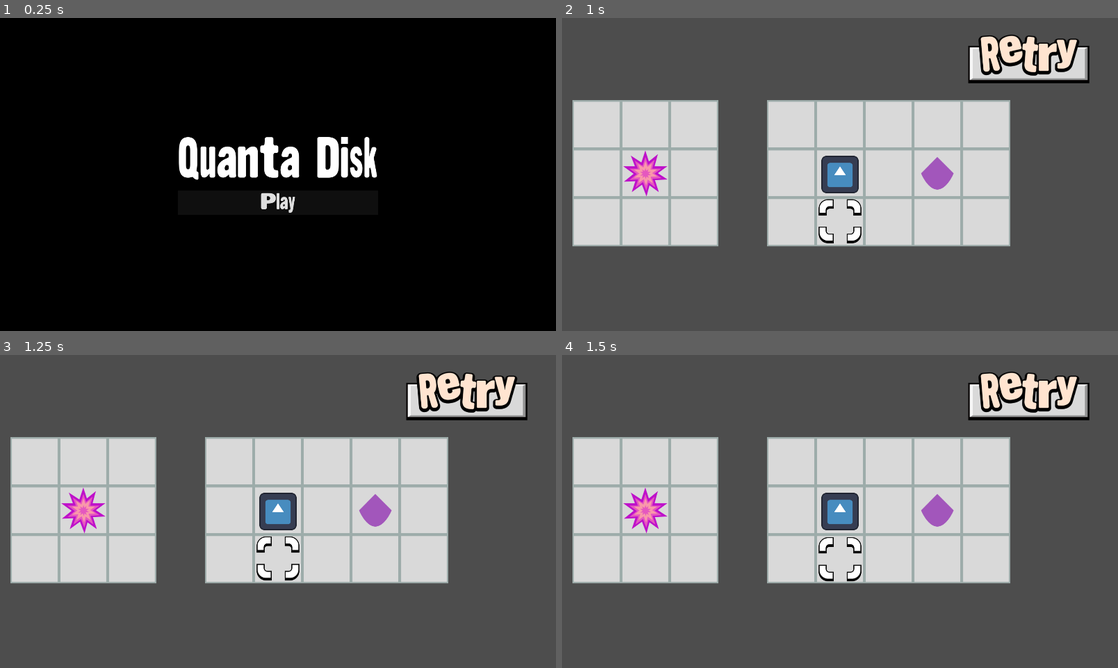
Above: before the commit, frames 1-4 (two rows, left to right).
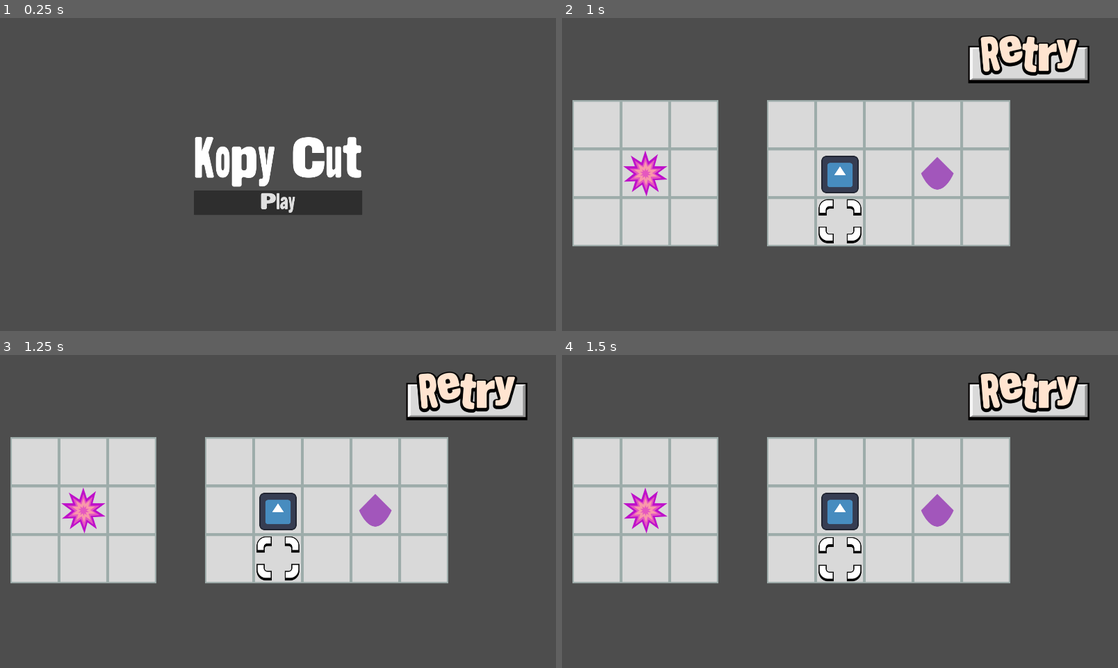
Above: after the commit, the same moments.

Repository: MRafliRasyiidin/kopycut
Game: Godot game, scene res://scenes/menu.tscn
Two runs of this game, one before a commit and one after it. Both use one fixed random seed, a clock stepped at 60 frames per second and the inputs below. The engine's default icon, where the game draws it, is replaced by a stand-in: a white triangle on a blue panel in a dark square.
Inputs (mouse positions are in pixels of both pictures, inside the frame that each line leads up to):
- Up to frame 1 (0.25 s): no input
- Up to frame 2 (1 s): click "Play" at 0.5 s
- Up to frame 3 (1.25 s): no input
- Up to frame 4 (1.5 s): click (1029, 395) at 1.25 s

The runs differ from the first frame. In frame 1, 99% of the frame differs, in the area x 0-100%, y 0-100%; in frame 2, nothing differs; in frame 3, nothing differs; in frame 4, nothing differs.

Commit message:
fix: cant play again after exit game

Diff:
--- a/project.godot
+++ b/project.godot
@@ -10,7 +10,7 @@
 
 [application]
 
-config/name="KopyPaste"
+config/name="KopyCut"
 run/main_scene="uid://dchq6lt8rjm5i"
 config/features=PackedStringArray("4.5", "Forward Plus")
 boot_splash/bg_color=Color(0, 0, 0, 1)
--- a/scenes/menu.tscn
+++ b/scenes/menu.tscn
@@ -3,42 +3,36 @@
 [ext_resource type="Script" uid="uid://b5bdi05tpnyce" path="res://scripts/menu.gd" id="1_vjb58"]
 [ext_resource type="FontFile" uid="uid://big3ldqii0344" path="res://assets/ultraprint.otf" id="2_con2f"]
 
-[node name="menu" type="Node2D"]
+[node name="menu" type="Control"]
+layout_mode = 3
+anchors_preset = 0
 script = ExtResource("1_vjb58")
 
-[node name="ColorRect" type="ColorRect" parent="."]
-offset_left = -666.0
-offset_top = -604.0
-offset_right = 2854.0
-offset_bottom = 1617.0
-color = Color(0, 0, 0, 1)
-
-[node name="CanvasLayer" type="CanvasLayer" parent="."]
-
-[node name="VBoxContainer" type="VBoxContainer" parent="CanvasLayer"]
+[node name="VBoxContainer" type="VBoxContainer" parent="."]
+layout_mode = 1
 anchors_preset = 8
 anchor_left = 0.5
 anchor_top = 0.5
 anchor_right = 0.5
 anchor_bottom = 0.5
-offset_left = -64.0
-offset_top = -42.5
-offset_right = 64.0
-offset_bottom = 42.5
+offset_left = 669.5
+offset_top = 400.0
+offset_right = 1250.5
+offset_bottom = 680.0
 grow_horizontal = 2
 grow_vertical = 2
 
-[node name="Label" type="Label" parent="CanvasLayer/VBoxContainer"]
+[node name="Label" type="Label" parent="VBoxContainer"]
 layout_mode = 2
 theme_override_fonts/font = ExtResource("2_con2f")
 theme_override_font_sizes/font_size = 200
-text = "Quanta Disk"
+text = "Kopy Cut"
 horizontal_alignment = 1
 
-[node name="Button" type="Button" parent="CanvasLayer/VBoxContainer"]
+[node name="Play" type="Button" parent="VBoxContainer"]
 layout_mode = 2
 theme_override_fonts/font = ExtResource("2_con2f")
 theme_override_font_sizes/font_size = 80
 text = "Play"
 
-[connection signal="button_up" from="CanvasLayer/VBoxContainer/Button" to="." method="_on_button_button_up"]
+[connection signal="button_up" from="VBoxContainer/Play" to="." method="_on_button_button_up"]
--- a/scripts/menu.gd
+++ b/scripts/menu.gd
@@ -1,4 +1,4 @@
-extends Node2D
+extends Control
 
 
 
--- a/scripts/pause.gd
+++ b/scripts/pause.gd
@@ -32,6 +32,7 @@
 
 
 func _on_exit_button_up() -> void:
+	get_tree().paused = false
 	get_tree().change_scene_to_file("res://scenes/menu.tscn")
 	print("EXIT GAME")
 
